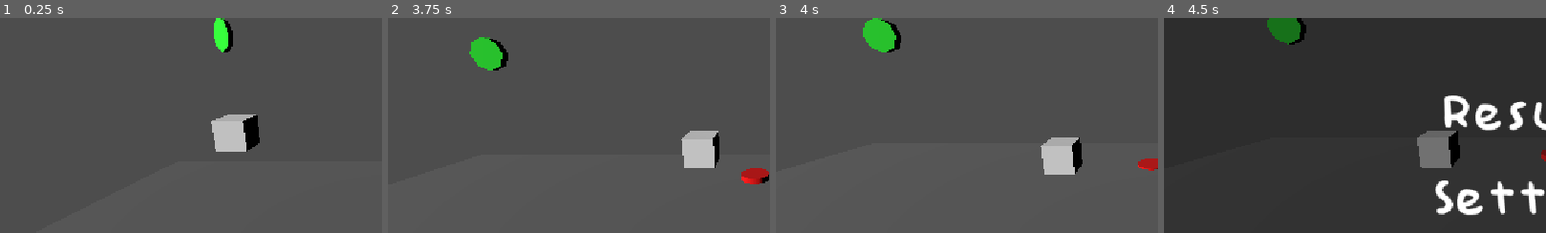
Above: before the commit, frames 1-4 (left to right).
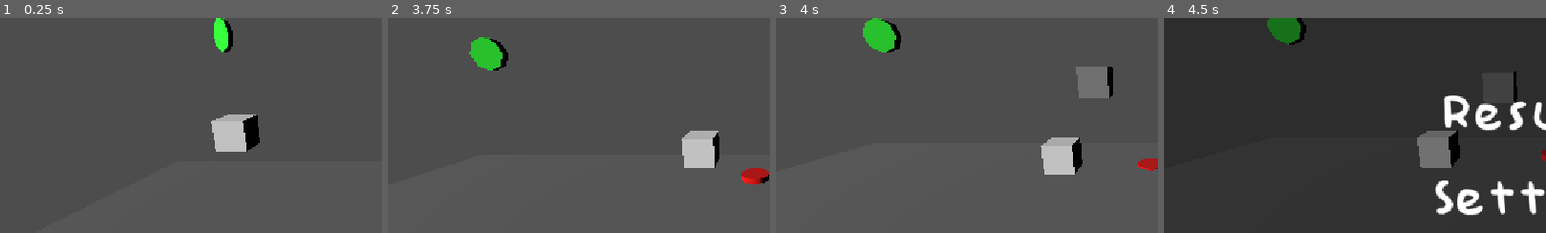
Above: after the commit, the same moments.

Repository: Nof-va/13dt1-nofo
Game: Godot game, scene res://Scenes/gameplay_2.tscn
The game is run twice, just before and just after one commit, with the same random seed, the same clock (stepped at 60 frames per second) and the same inputs. This scene is started directly instead of the project's main scene.
Inputs:
- Up to frame 1 (0.25 s): no input
- Up to frame 2 (3.75 s): tap Enter (ui_accept) at 0.5, 0.77, 1.52, 3.02 s; hold D (move_right) 0.53-1.28 s; tap E (interact) at 0.6, 1.35, 2.3, 3.05 s; hold A (move_left) 1.28-2.03 s; hold D (move_right) 2.03-3.53 s; tap W (move_away) at 2.1 s; tap S (move_toward) at 2.85 s; hold A (move_left) from 3.53 s (still down); tap Shift (run) at 3.6 s
- Up to frame 3 (4 s): keep holding A (move_left); tap Enter (ui_accept) at 3.77 s; tap E (interact) at 3.8 s
- Up to frame 4 (4.5 s): keep holding A (move_left); tap Escape (pause) at 4.15 s; tap E (interact) at 4.35 s
The pictures show only the part of the screen within x 0-50%, y 22-72%; the shares and areas given below are measured in that part.

Frames 1-2 are identical in both runs. In frame 3, 1.4% of the frame differs, in the area x 78-89%, y 22-38%; in frame 4, 0.1%.

Commit message:
Small tweaks

Diff:
--- /dev/null
+++ b/13dt1-big-project/Scenes/box_item.tscn
@@ -0,0 +1,13 @@
+[gd_scene load_steps=3 format=3 uid="uid://dole36dqfpe7d"]
+
+[sub_resource type="BoxMesh" id="BoxMesh_37xia"]
+
+[sub_resource type="BoxShape3D" id="BoxShape3D_2xy6t"]
+
+[node name="RigidBody3D" type="RigidBody3D"]
+
+[node name="MeshInstance3D" type="MeshInstance3D" parent="."]
+mesh = SubResource("BoxMesh_37xia")
+
+[node name="CollisionShape3D" type="CollisionShape3D" parent="."]
+shape = SubResource("BoxShape3D_2xy6t")
--- a/13dt1-big-project/Scenes/item_button.tscn
+++ b/13dt1-big-project/Scenes/item_button.tscn
@@ -3,7 +3,7 @@
 [ext_resource type="Script" uid="uid://bg48pjroln272" path="res://Scripts/item_button.gd" id="1_m7sj4"]
 
 [sub_resource type="BoxShape3D" id="BoxShape3D_iucbt"]
-size = Vector3(3.58606, 3.12732, 3.42773)
+size = Vector3(3.58606, 5.12213, 3.42773)
 
 [sub_resource type="Animation" id="Animation_cd8uf"]
 length = 0.001
@@ -51,7 +51,7 @@
 script = ExtResource("1_m7sj4")
 
 [node name="CollisionShape3D" type="CollisionShape3D" parent="."]
-transform = Transform3D(1, 0, 0, 0, -4.37114e-08, -1, 0, 1, -4.37114e-08, 0.019104, 0.913119, -0.93634)
+transform = Transform3D(1, 0, 0, 0, -4.37114e-08, -1, 0, 1, -4.37114e-08, 0.019104, 0.913119, 0.0610659)
 shape = SubResource("BoxShape3D_iucbt")
 
 [node name="AnimationPlayer" type="AnimationPlayer" parent="."]
@@ -71,5 +71,8 @@
 skeleton = NodePath("../../..")
 surface_material_override/0 = SubResource("StandardMaterial3D_xui7j")
 
+[node name="SpawnItem" type="Marker3D" parent="."]
+transform = Transform3D(1, 0, 0, 0, 1, 0, 0, 0, 1, -1.88489, 2.23109, 0)
+
 [connection signal="body_entered" from="." to="." method="_on_body_entered"]
 [connection signal="body_exited" from="." to="." method="_on_body_exited"]
--- a/13dt1-big-project/Scripts/item_button.gd
+++ b/13dt1-big-project/Scripts/item_button.gd
@@ -2,6 +2,7 @@
 
 var player
 var check = false
+var item = preload("res://Scenes/box_item.tscn")
 
 # Called when the node enters the scene tree for the first time.
 func _ready() -> void:
@@ -11,8 +12,13 @@
 
 # Called every frame. 'delta' is the elapsed time since the previous frame.
 func _process(_delta: float) -> void:
+
+	var this_item = item.instantiate()
+
 	if Input.is_action_just_pressed("interact") and check == true:
 		$AnimationPlayer.play("button_pressed")
+		get_parent().add_child(this_item)
+		this_item.position = $SpawnItem.global_position
 
 
 func _on_body_entered(body: Node3D) -> void:
--- a/13dt1-big-project/Scripts/next_level.gd
+++ b/13dt1-big-project/Scripts/next_level.gd
@@ -8,7 +8,7 @@
 
 
 # Called every frame. 'delta' is the elapsed time since the previous frame.
-func _process(delta: float) -> void:
+func _process(_delta: float) -> void:
 	pass
 
 
--- a/13dt1-big-project/Scripts/playerbody.gd
+++ b/13dt1-big-project/Scripts/playerbody.gd
@@ -4,6 +4,7 @@
 var speed = 5
 const JUMP_VELOCITY = 4.5
 var menu_pack = preload("res://Scenes/in_game_menu.tscn")
+var pause_is = false
 
 func _ready():
 	Input.set_mouse_mode(Input.MOUSE_MODE_CAPTURED)
@@ -13,13 +14,13 @@
 
 	var menu = menu_pack.instantiate()
 	var tree = get_tree()
-	var pause_is = false
 
 	if Input.is_action_just_pressed("pause"):
 		if pause_is == false:
 			get_parent().get_parent().add_child(menu)
 			Input.set_mouse_mode(Input.MOUSE_MODE_VISIBLE)
 			tree.paused = !tree.paused
+			pause_is = true
 
 	# Add the gravity.
 	if not is_on_floor():
--- a/13dt1-big-project/Scripts/resumebtn.gd
+++ b/13dt1-big-project/Scripts/resumebtn.gd
@@ -1,6 +1,8 @@
 extends Node
 
 func _on_pressed() -> void:
+	var player = get_parent().get_node("Pausable").get_node("Player")
 	var tree = get_parent().get_tree()
 	queue_free()
 	tree.paused = !tree.paused
+	player.pause_is = false
--- a/13dt1-big-project/project.godot
+++ b/13dt1-big-project/project.godot
@@ -79,3 +79,11 @@
 "events": [Object(InputEventKey,"resource_local_to_scene":false,"resource_name":"","device":-1,"window_id":0,"alt_press …(195 unchanged characters)…
 ]
 }
+
+[layer_names]
+
+3d_physics/layer_1="Player"
+3d_physics/layer_2="Walls"
+3d_physics/layer_3="Floors"
+3d_physics/layer_4="MoveableItems"
+3d_physics/layer_5="ImmovableItems"
